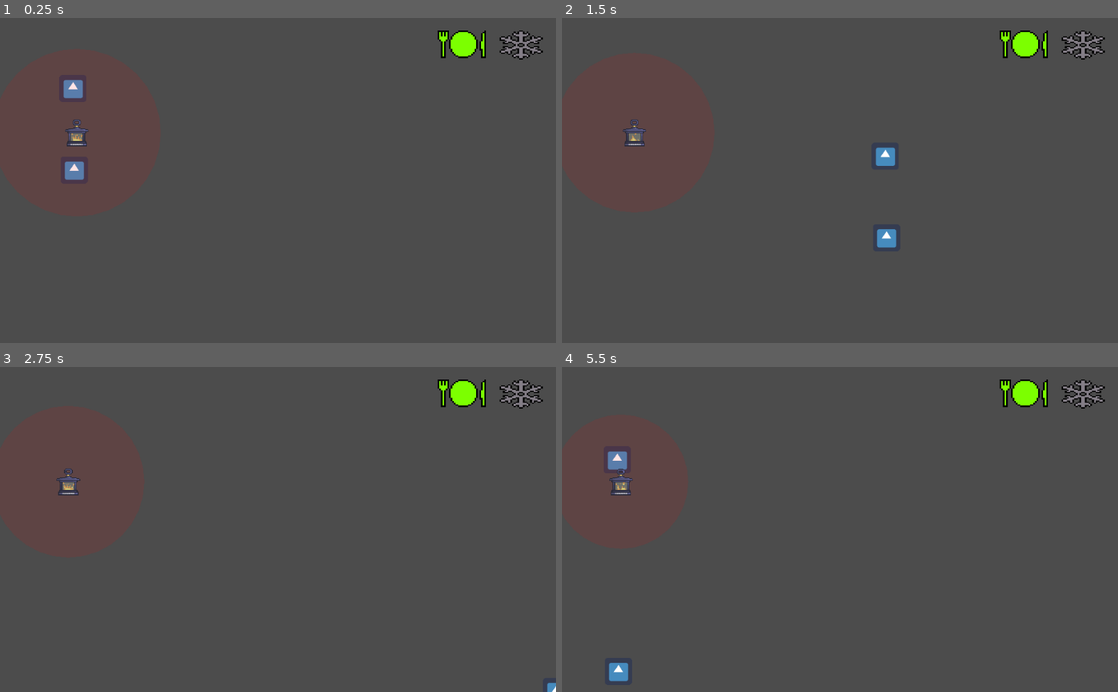
Above: before the commit, frames 1-4 (two rows, left to right).
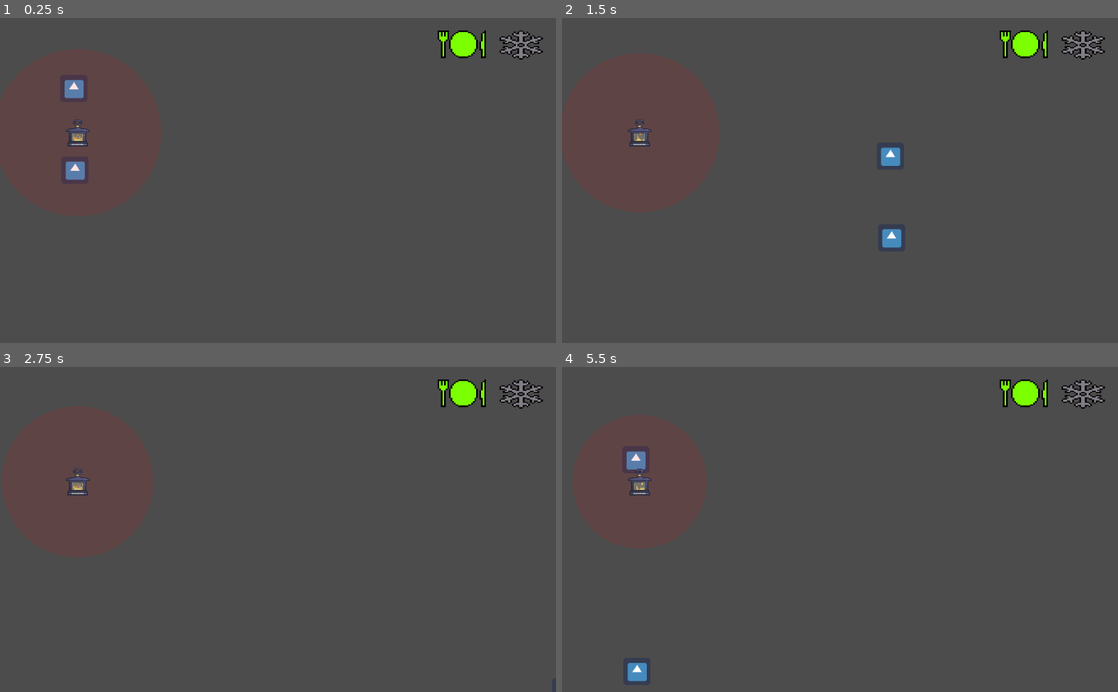
Above: after the commit, the same moments.

Repository: rchin157/gamejamNov2020
Game: Godot game, scene res://Level/Level.tscn
Same seed, same stepped clock (60 frames per second), same inputs: the game is played once before the commit and once after it. The project has no main scene, so this scene is started directly. The engine's default icon, where the game draws it, is replaced by a stand-in: a white triangle on a blue panel in a dark square. Sound files missing from this copy of the repository are replaced by a short silence.
Inputs:
- Up to frame 1 (0.25 s): no input
- Up to frame 2 (1.5 s): tap Enter (ui_accept) at 0.5, 0.77 s; hold Right (ui_right) 0.53-1.28 s; hold Down (ui_down) from 1.28 s (still down)
- Up to frame 3 (2.75 s): tap Enter (ui_accept) at 1.52 s; release Down (ui_down) at 2.03 s; hold Right (ui_right) from 2.03 s (still down)
- Up to frame 4 (5.5 s): release Right (ui_right) at 2.78 s; hold Up (ui_up) 2.78-3.53 s; tap Enter (ui_accept) at 3.02, 3.77, 4.52 s; hold Left (ui_left) 3.53-5.03 s; hold Down (ui_down) from 5.03 s (still down)

The runs differ from the first frame. In frame 1, 0.2% of the frame differs, in the area x 11-17%, y 19-50%; in frame 2, 0.5%; in frame 3, 0.3%; in frame 4, 1.2%, in the area x 8-17%, y 25-97%.
Error in both runs: Invalid set index 'seed' (on base: 'RandomNumberGenerator') with value of type 'Nil'. (res://Scripts/Level.gd:102)

Commit message:
remote actions

Diff:
--- a/Scripts/Level.gd
+++ b/Scripts/Level.gd
@@ -111,7 +111,7 @@
 
 # Called every frame. 'delta' is the elapsed time since the previous frame.
 func _process(delta):
-	var step = delta / scrollPeriod * cellwidth
+	var step = 0 #delta / scrollPeriod * cellwidth
 	currentScroll += step
 	if currentScroll >= cellwidth:
 		newColumn()
--- a/Scripts/LevelEntity.gd
+++ b/Scripts/LevelEntity.gd
@@ -21,6 +21,8 @@
 
 func action_finish():
 	print('generic task complete notification')
+	if(MultiplayerManager.isConnected()):
+		action_finish_remote();
 	return
 
 func attemptPush(displace: Vector2, blacklist):
--- a/Scripts/MultiplayerManage.gd
+++ b/Scripts/MultiplayerManage.gd
@@ -4,7 +4,7 @@
 # Declare member variables here. Examples:
 # var a = 2
 # var b = "text"
-var peer;
+var peer = null;
 var id;
 var port = 25565;
 var is_server = false;
@@ -32,6 +32,9 @@
 	randomize();
 	random_seed = randi()
 	is_server = true;
+
+func isConnected():
+	return peer != null
 
 func createClient(Ip: String):
 	peer = NetworkedMultiplayerENet.new();
